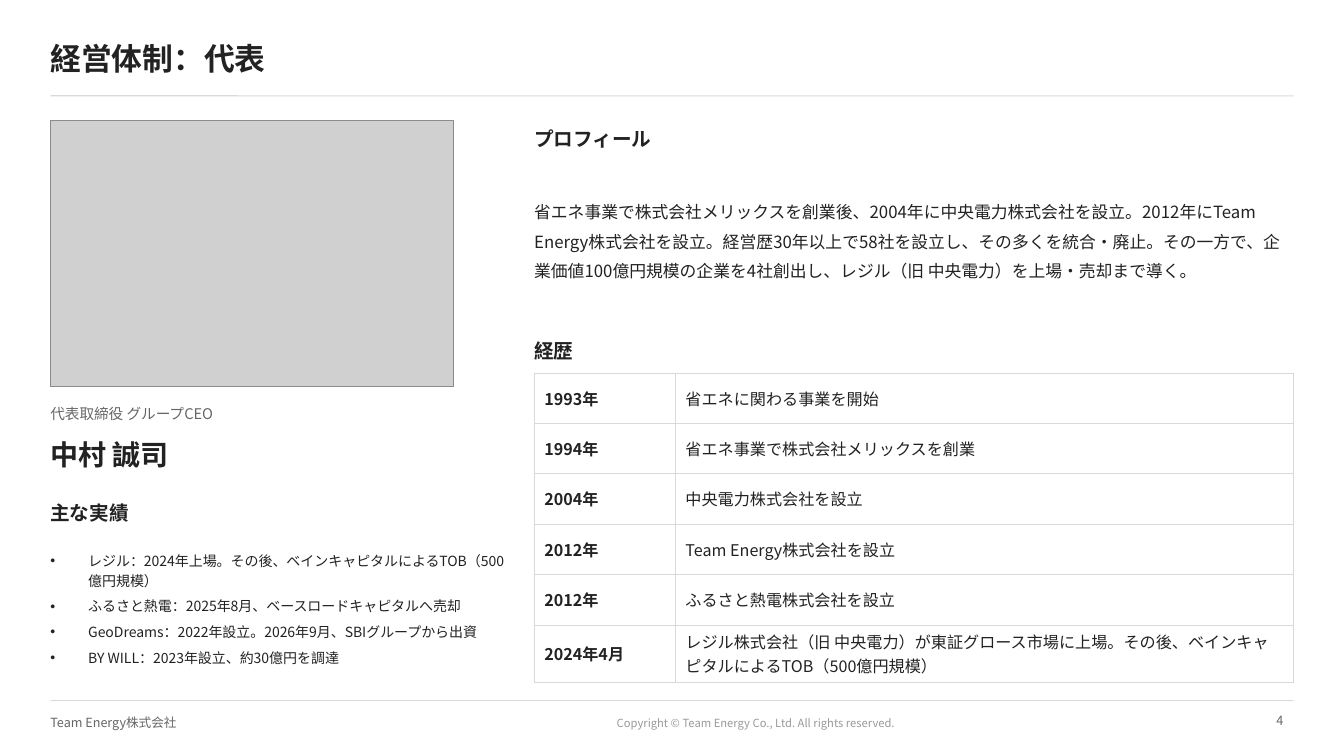
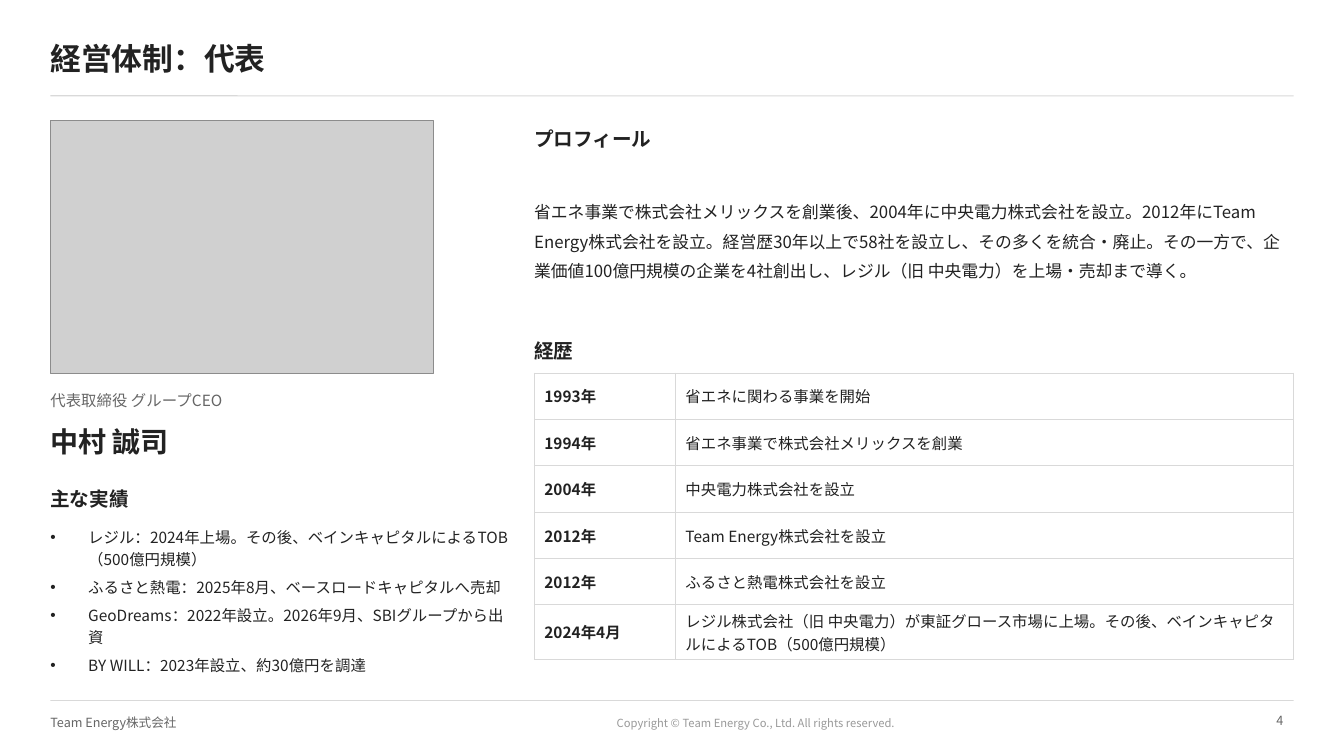
Before and after one commit to ttomoi-afk/desktop-tutorial, a slide deck: slide 4 of teamenergy/docs/TeamEnergy_会社紹介資料.pptx. Drawn at 1344x756 pixels with LibreOffice and Linux fonts; fonts in the diff are those of the drawing; grey boxes stand for pictures; background and template pictures are left out. Boxes give left, top, right and bottom in pixels: in the first picture for what was removed or moved away, otherwise in the second. Text is boxed around its words. In the diff, an @@ line names an element or a change of style, - is before the commit and + after.

```diff
--- a/teamenergy/docs/TeamEnergy_会社紹介資料.pptx
+++ b/teamenergy/docs/TeamEnergy_会社紹介資料.pptx
@@ picture: place and size @@
-picture at [50, 121, 454, 387]
+picture at [50, 121, 434, 374]
@@ text "代表取締役 グループCEO" at [50, 393, 222, 407]: size 10.5 to 11 pt @@
@@ table at [534, 373, 1294, 656] @@
@@ size 11.5 to 11 pt @@
@@ 3 texts: place and size @@
-3 texts at [50, 407, 214, 522]
+3 texts at [50, 393, 222, 508]
@@ text "レジル：2024年上場。その後、ベインキャピタルによるTOB（500億円規模）": place and size @@
-text "レジル：2024年上場。その後、ベインキャピタルによるTOB（500億円規模）" at [88, 554, 504, 664]
+text "レジル：2024年上場。その後、ベインキャピタルによるTOB（500億円規模）" at [88, 530, 508, 673]
@@ text "レジル：2024年上場。その後、ベインキャピタルによるTOB（500億円規模）" at [88, 530, 508, 673]: size 10 to 11 pt @@
```
Also in this commit, not shown: 10 other slides changed, 3 other files.
